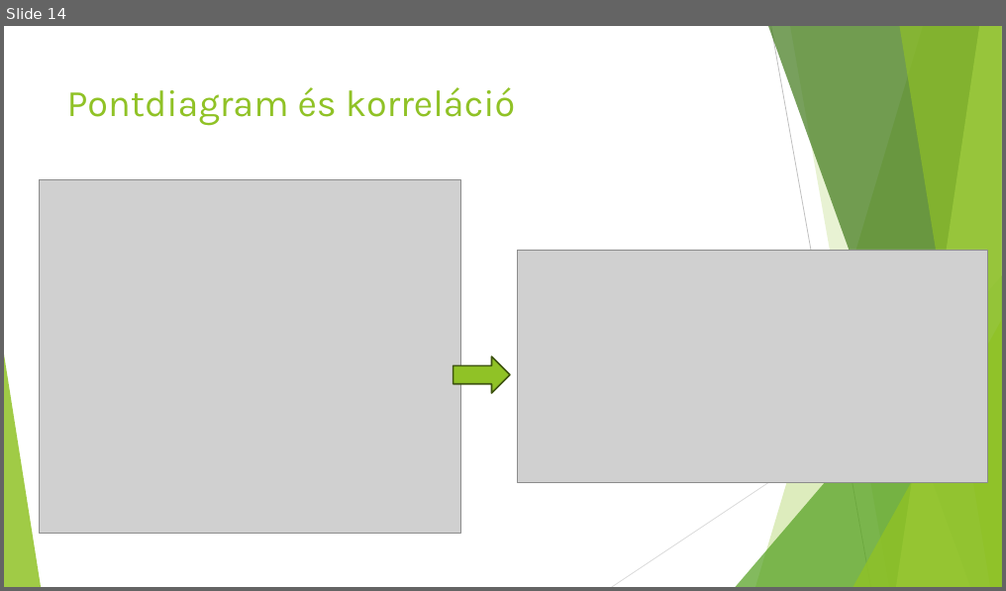
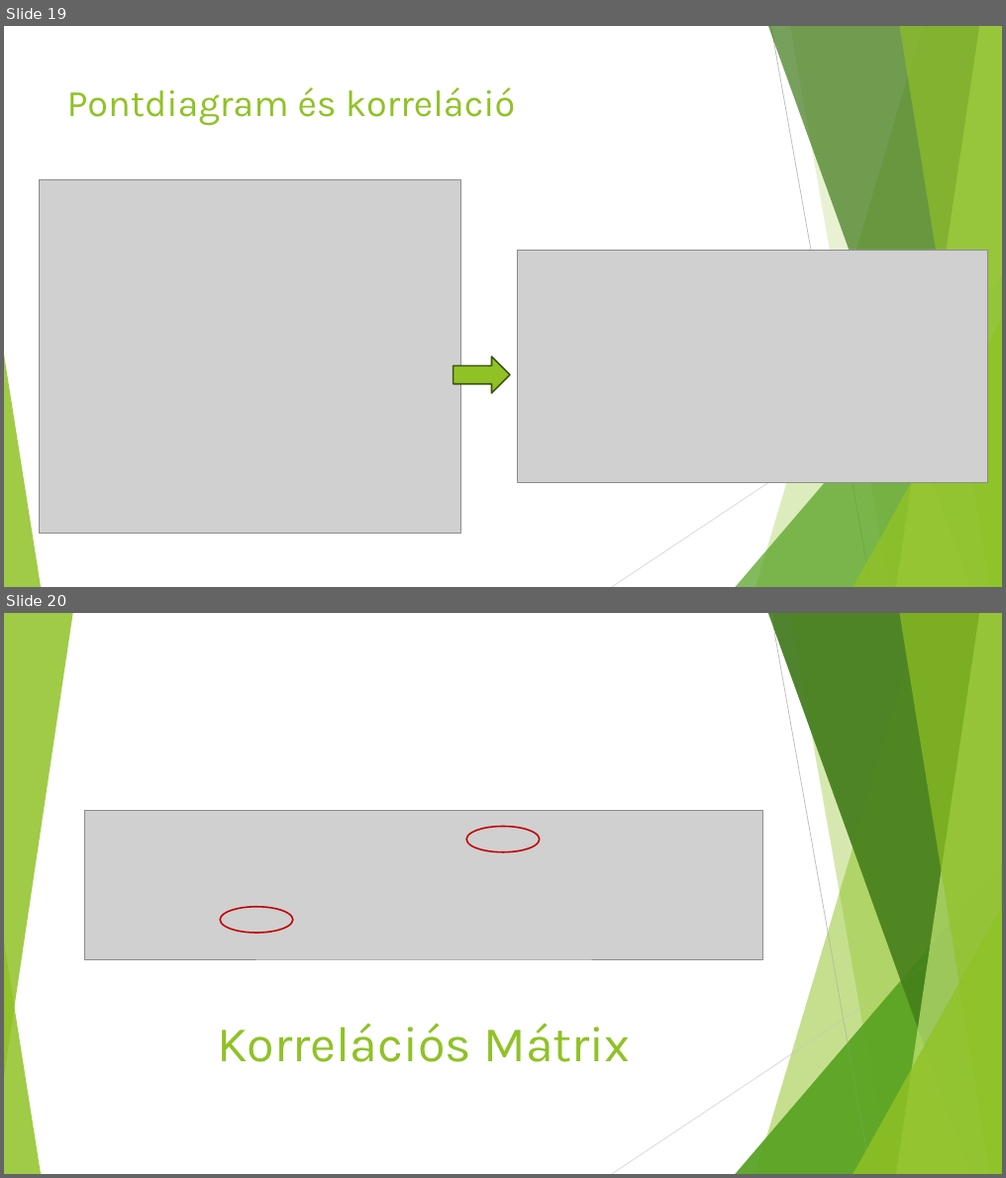
Before and after one commit to lacithelaci/oktatas, a slide deck: egyetemi_feleves_cuccok/4_szemeszter/üzleti_intelligencia/prezentáció.pptx. Shown one above the other, each under a label of ours: slide 14 before the commit, slides 19 and 20 after it. The pictures are 1006x591 and 1006x1178 pixels, drawn with LibreOffice and Linux fonts; fonts in the diff are those of the drawing; grey boxes stand for pictures. Boxes give left, top, right and bottom in pixels: in the first picture for what was removed or moved away, otherwise in the second. Text is boxed around its words. In the diff, an @@ line names an element or a change of style, - is before the commit and + after.

```diff
--- a/egyetemi_feleves_cuccok/4_szemeszter/üzleti_intelligencia/prezentáció.pptx
+++ b/egyetemi_feleves_cuccok/4_szemeszter/üzleti_intelligencia/prezentáció.pptx
@@ slide 20 added at <box>4,613,1002,1174</box>, background #FFFFFF; not listed: 8 template elements that a slide beside it also shows @@
@@ group added at <box>4,613,1002,1174</box>: 5 freeform shapes, 3 triangles, 2 lines @@
@@ picture added at <box>85,811,763,959</box> @@
@@ ellipse added at <box>466,827,540,853</box>, outline #C00000 1.5 pt @@
@@ ellipse added at <box>221,907,293,934</box>, outline #C00000 1.5 pt @@
@@ title added at <box>217,1023,630,1062</box>, 48 pt, text #90C226 @@
+Korrelációs Mátrix
@@ what was slide 14 is now slide 19 @@
```
Also in this commit, not shown: 1 slide changed, 9 other slides added, 1 slide removed, 1 other file.
